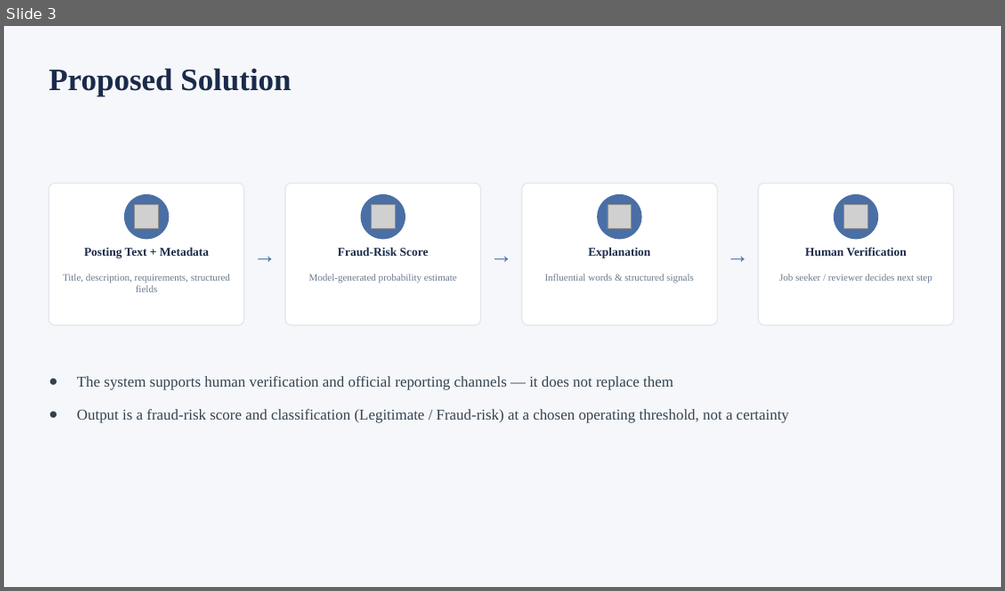
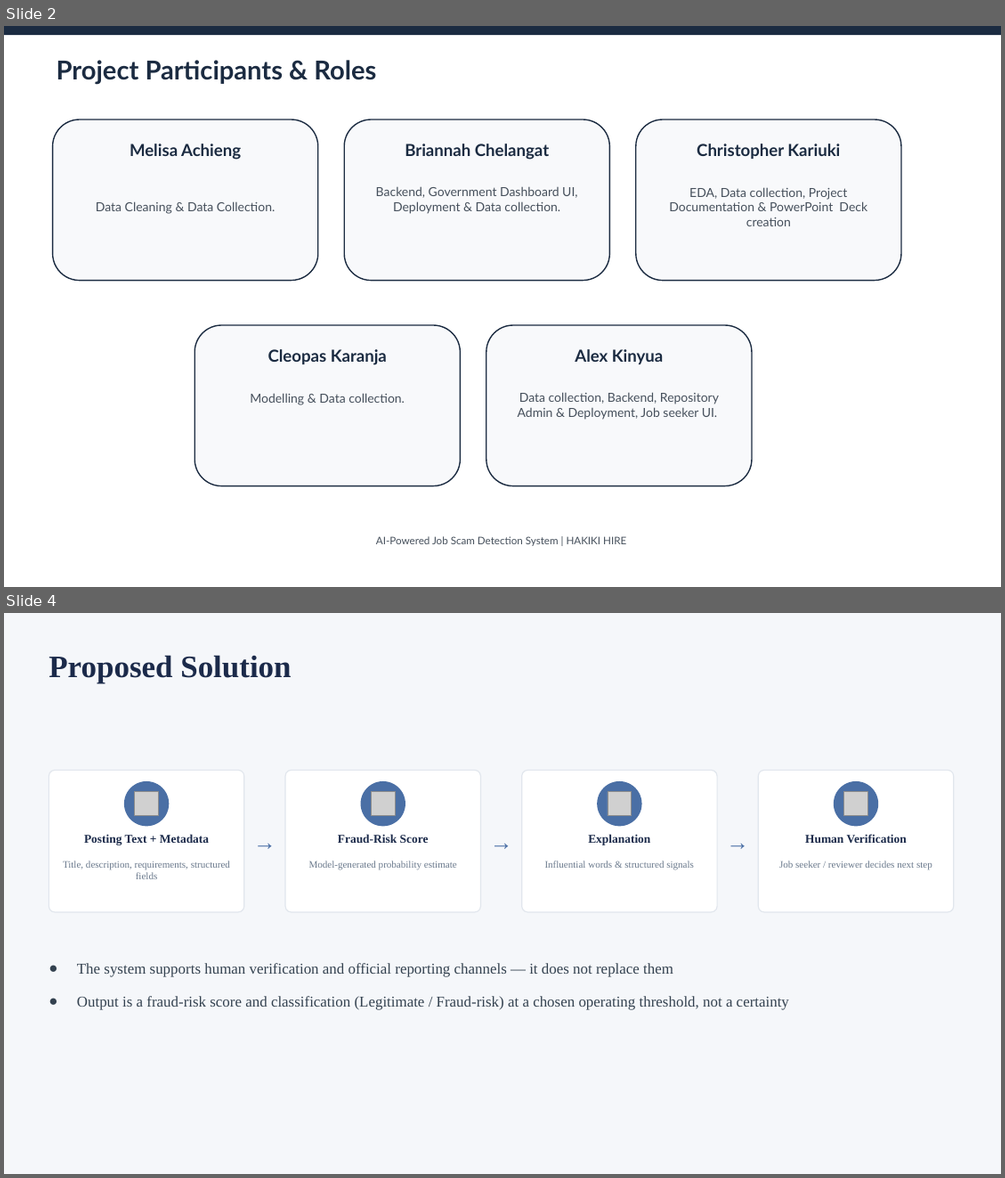
Before and after one commit to group2DS/job-scam-detection, a slide deck: docs/Job-Scam-Detection-presentation.pptx. Shown one above the other, each under a label of ours: slide 3 before the commit, slides 2 and 4 after it; the slides between them are not shown. The pictures are 1005x591 and 1005x1178 pixels, drawn with LibreOffice and Linux fonts; fonts in the diff are those of the drawing; grey boxes stand for pictures. Boxes give left, top, right and bottom in pixels: in the first picture for what was removed or moved away, otherwise in the second. Text is boxed around its words. In the diff, an @@ line names an element or a change of style, - is before the commit and + after.

Commit message:
Update project presentation

```diff
--- a/docs/Job-Scam-Detection-presentation.pptx
+++ b/docs/Job-Scam-Detection-presentation.pptx
@@ slide 2 added at (4,26,1001,587), background #FFFFFF @@
@@ rectangle added at (4,26,1001,35), fill #1B2B41 @@
@@ text added at (57,60,376,84), 25 pt, text #1B2B41, bold @@
+Project Participants & Roles
@@ rounded rectangle added at (53,119,318,281), fill #F8F9FB, outline #1B2B41 1.2 pt @@
@@ rounded rectangle added at (344,119,610,281), fill #F8F9FB, outline #1B2B41 1.2 pt @@
@@ rounded rectangle added at (636,119,901,281), fill #F8F9FB, outline #1B2B41 1.2 pt @@
@@ text added at (129,143,241,160), 16 pt, text #1B2B41, bold @@
+Melisa Achieng
@@ text added at (404,143,549,160), 16 pt, text #1B2B41, bold @@
+Briannah Chelangat
@@ text added at (696,143,840,159), 16 pt, text #1B2B41, bold @@
+Christopher Kariuki
@@ text added at (96,201,275,214), 12 pt, text #46505C @@
+Data Cleaning & Data Collection.
@@ text added at (376,186,577,214), 12 pt, text #46505C @@
+Backend, Government Dashboard UI, Deployment & Data collection.
@@ text added at (669,187,867,226), 12 pt, text #46505C @@
+EDA, Data collection, Project Documentation & PowerPoint Deck creation
@@ rounded rectangle added at (194,325,461,486), fill #F8F9FB, outline #1B2B41 1.2 pt @@
@@ rounded rectangle added at (486,325,752,486), fill #F8F9FB, outline #1B2B41 1.2 pt @@
@@ text added at (268,349,387,365), 16 pt, text #1B2B41, bold @@
+Cleopas Karanja
@@ text added at (574,349,663,364), 16 pt, text #1B2B41, bold @@
+Alex Kinyua
@@ text added at (250,393,404,405), 12 pt, text #46505C @@
+Modelling & Data collection.
@@ text added at (518,392,719,419), 12 pt, text #46505C @@
+Data collection, Backend, Repository Admin & Deployment, Job seeker UI.
@@ text added at (376,536,626,546), 10 pt, text #46505C @@
+AI-Powered Job Scam Detection System | HAKIKI HIRE
@@ what was slide 3 is now slide 4 @@
```
Also in this commit, not shown: 3 slides changed, 1 other slide added, 2 slides removed.
